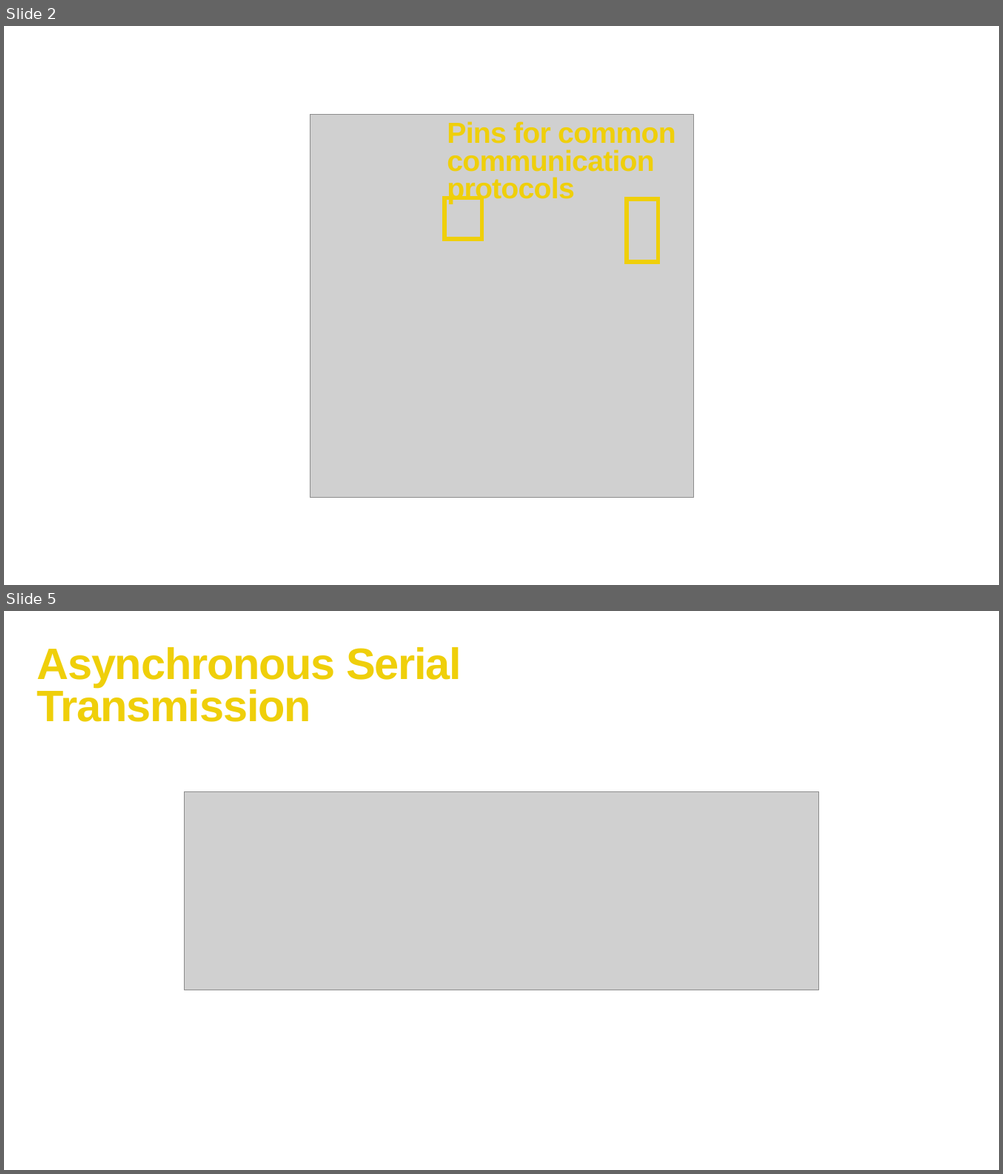
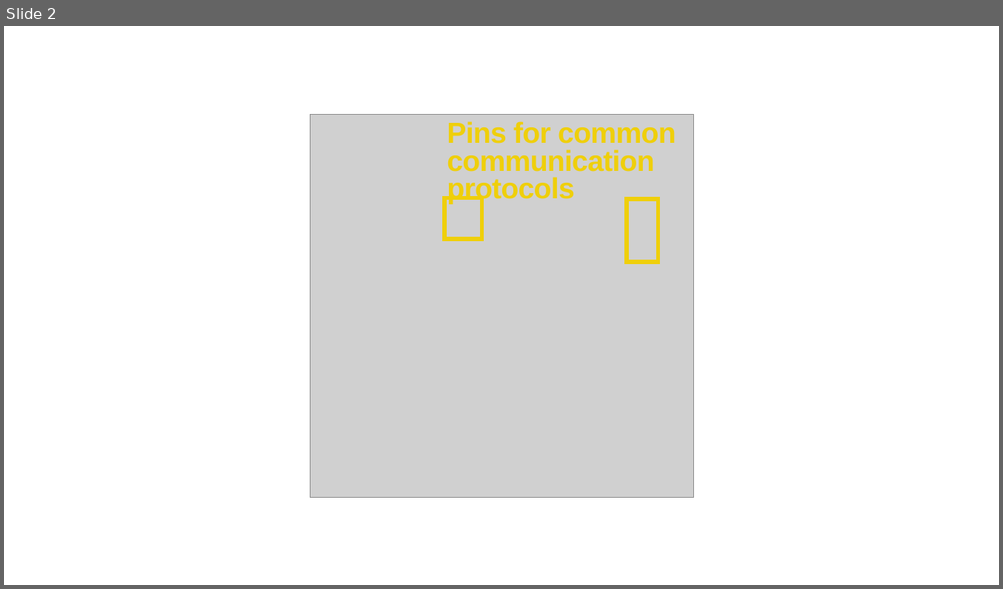
Before and after one commit to bohdanhlovatskyi/SummerCampPOC, a slide deck: Lesson 3/Lesson_3.pptx. Shown one above the other, each under a label of ours: slides 2 and 5 before the commit, slide 2 after it; the slides between them are not shown. The pictures are 1003x1174 and 1003x589 pixels, drawn with LibreOffice and Linux fonts; fonts in the diff are those of the drawing; grey boxes stand for pictures. Boxes give left, top, right and bottom in pixels: in the first picture for what was removed or moved away, otherwise in the second. Text is boxed around its words. In the diff, an @@ line names an element or a change of style, - is before the commit and + after.

```diff
--- a/Lesson 3/Lesson_3.pptx
+++ b/Lesson 3/Lesson_3.pptx
@@ slide 5 removed at (4,611,999,1170), background #FFFFFF @@
@@ text removed at (37,647,461,722) @@
-Asynchronous Serial Transmission
@@ picture removed at (184,792,819,990) @@
```
Also in this commit, not shown: 1 slide changed, 13 slides added, 5 other slides removed, 4 other files.
